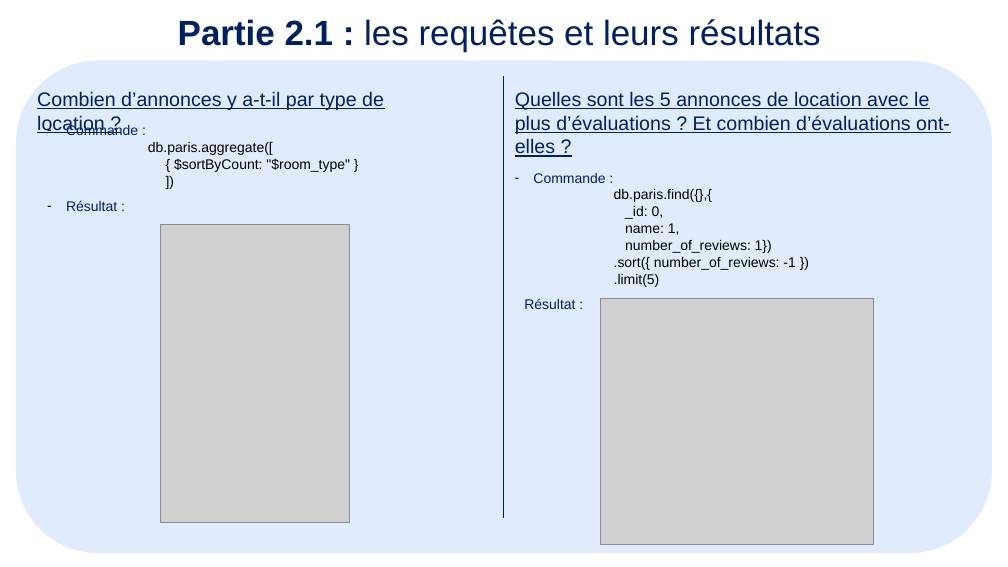
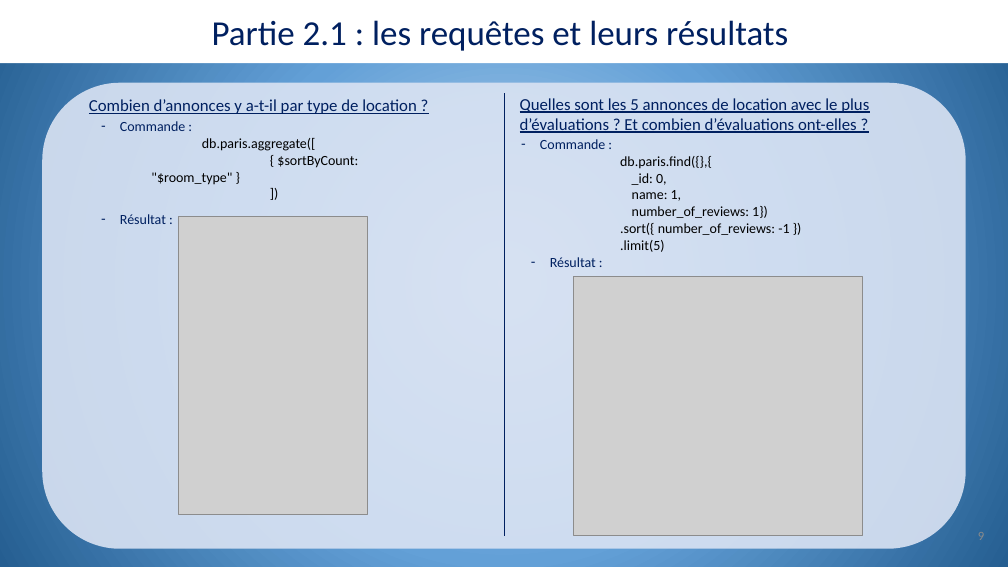
Before and after one commit to merais/formation, a slide deck: slide 9 of P7_Concevez_et_analysez_une_base_de_donnees_nosql_aymeric_bailleul/_projets/ABAI_P7_01_presentation_20251104.pptx. Drawn at 1008x567 pixels with LibreOffice and Linux fonts; fonts in the diff are those of the drawing; grey boxes stand for pictures. Boxes give left, top, right and bottom in pixels: in the first picture for what was removed or moved away, otherwise in the second. Text is boxed around its words. In the diff, an @@ line names an element or a change of style, - is before the commit and + after.

```diff
--- a/P7_Concevez_et_analysez_une_base_de_donnees_nosql_aymeric_bailleul/_projets/ABAI_P7_01_presentation_20251104.pptx
+++ b/P7_Concevez_et_analysez_une_base_de_donnees_nosql_aymeric_bailleul/_projets/ABAI_P7_01_presentation_20251104.pptx
@@ background #FFFFFF to gradient #BDD7EE to #63A0D7 to #255E91 @@
@@ rectangle "Partie 2.1 : les requêtes ...": place and size @@
-rectangle "Partie 2.1 : les requêtes ..." at (178,19,821,52)
+rectangle "Partie 2.1 : les requêtes ..." at (0,0,1008,64)
@@ rectangle "Partie 2.1 : les requêtes ..." at (0,0,1008,64): font Arial to Calibri; bold off in "Partie 2.1 :"; vertical alignment top to middle; fill none to #FFFFFF @@
@@ rounded rectangle: place and size @@
-rounded rectangle at (16,60,992,553)
+rounded rectangle at (42,83,966,548)
@@ rounded rectangle at (42,83,966,548): fill #D9E7FD at 80% opacity to #DAE3F3 at 90% opacity @@
@@ text "Combien d’annonces y a-t-il par ...": place and size @@
-text "Combien d’annonces y a-t-il par ..." at (37,91,384,135)
+text "Combien d’annonces y a-t-il par ..." at (89,99,417,114)
@@ text "Combien d’annonces y a-t-il par ..." at (89,99,417,114): size 14 to 12 pt, font Arial to Calibri @@
@@ text "Commande :": place and size @@
-text "Commande :" at (66,124,350,211)
+text "Commande :" at (120,121,358,224)
@@ text "Commande :" at (120,121,358,224): font Arial to Calibri; indent changed @@
@@ line moved from (503, 76) - (503, 518) to (504, 94) - (504, 536) @@
@@ line (504, 94) - (504, 536): stroke #002060 0.75 pt to #002060 0.5 pt @@
@@ text "Quelles sont les 5 annonces ..." at (520,98,869,133): size 14 to 12 pt, font Arial to Calibri @@
@@ text "Quelles sont les 5 annonces ...": place and size @@
-text "Quelles sont les 5 annonces ..." at (515,91,950,157)
+text "Quelles sont les 5 annonces ..." at (520,98,869,133)
@@ text "Commande :": place and size @@
-text "Commande :" at (524,173,795,309)
+text "Commande :" at (540,139,789,252)
@@ text "Commande :" at (540,139,789,252): font Arial to Calibri; bullet none to -; list level 3 to 4 in "Résultat :" @@
@@ picture: place and size @@
-picture at (160,225,350,523)
+picture at (178,217,368,515)
@@ picture: place and size @@
-picture at (600,298,874,544)
+picture at (574,276,863,535)
@@ page number added at (978,532,984,540), 9 pt, text #8C8C8C @@
+9
```
Also in this commit, not shown: 13 other slides changed, 5 slides added, 1 slide removed, 2 other files.
